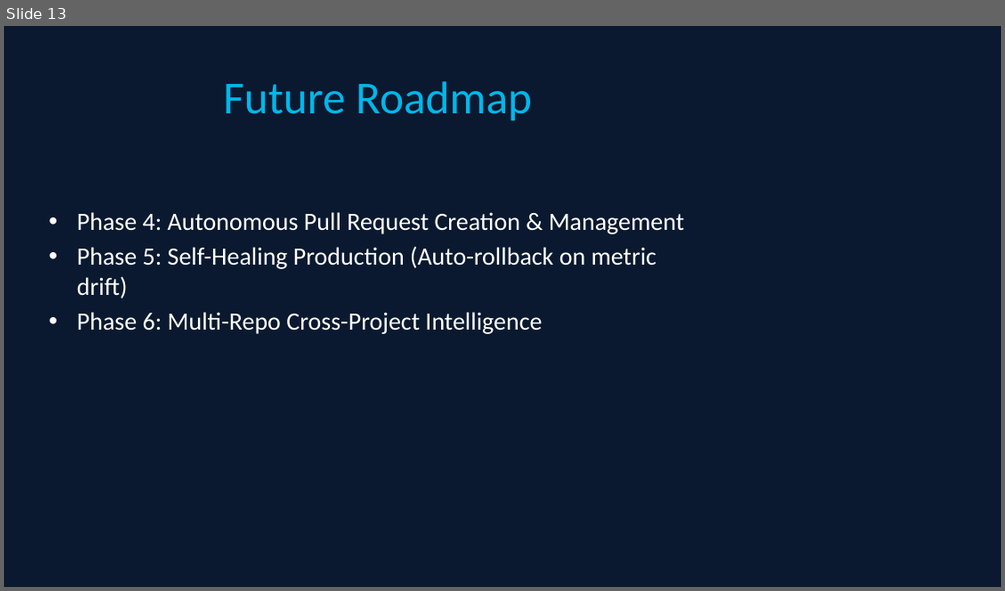
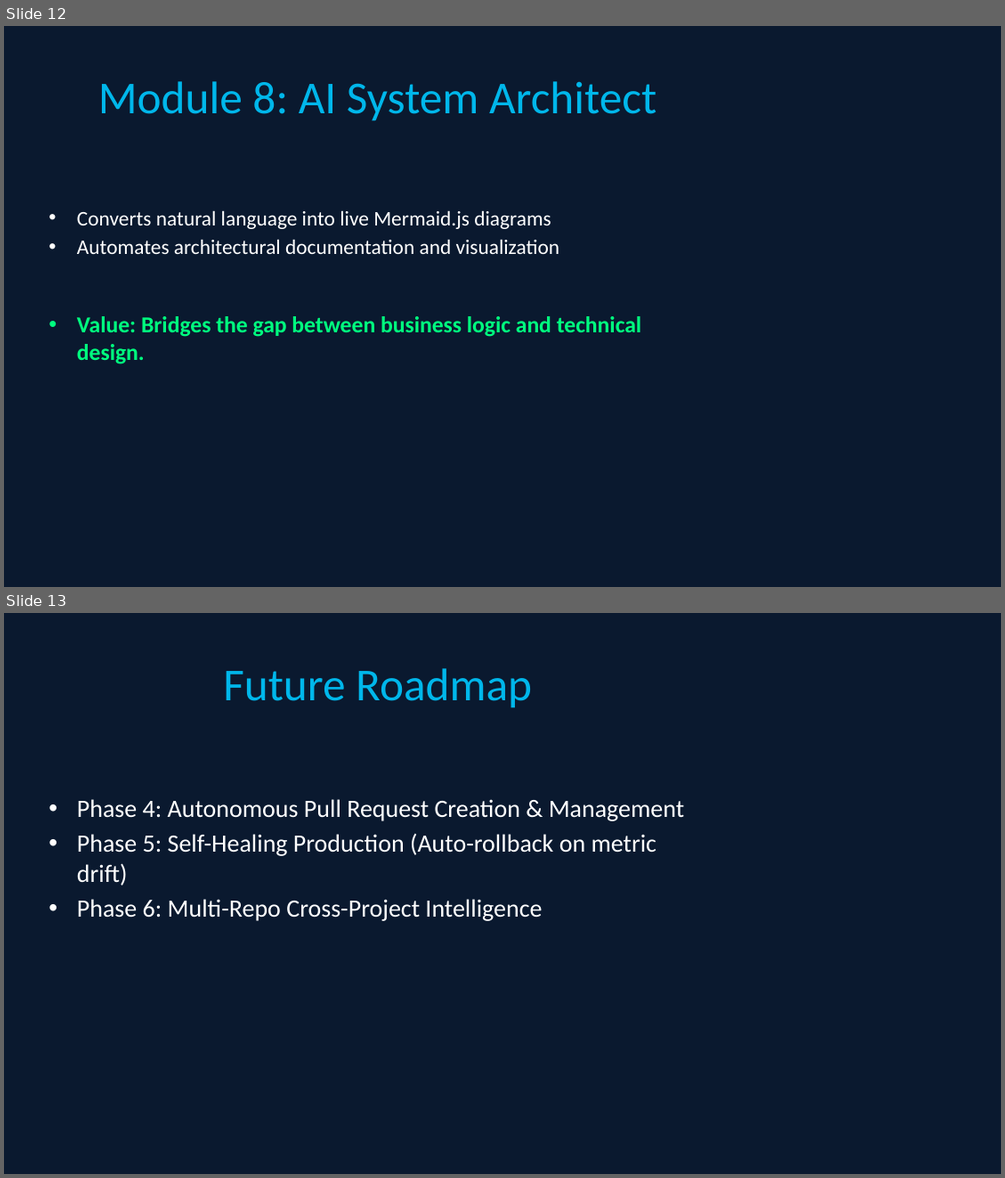
Before and after one commit to Manikandan180804/AI-Augmented-SDLC-platform, a slide deck: backend/AI_SDLC_Presentation.pptx. Shown one above the other, each under a label of ours: slide 13 before the commit, slides 12 and 13 after it. The pictures are 1005x591 and 1005x1178 pixels, drawn with LibreOffice and Linux fonts; fonts in the diff are those of the drawing. Boxes give left, top, right and bottom in pixels: in the first picture for what was removed or moved away, otherwise in the second. Text is boxed around its words. In the diff, an @@ line names an element or a change of style, - is before the commit and + after.

Commit message:
feat: add Module 8 (AI System Architect) with Mermaid.js integration

```diff
--- a/backend/AI_SDLC_Presentation.pptx
+++ b/backend/AI_SDLC_Presentation.pptx
@@ slide 12 added at (x1=4, y1=26, x2=1001, y2=587), background #0A192F @@
@@ title added at (x1=98, y1=81, x2=656, y2=121), 44 pt, text #00B7EB @@
+Module 8: AI System Architect
@@ text added at (x1=77, y1=210, x2=641, y2=364), 20 pt, text #FFFFFF @@
+• Converts natural language into live Mermaid.js diagrams
+• Automates architectural documentation and visualization
+• Value: Bridges the gap between business logic and technical design.
```
Also in this commit, not shown: 9 slides changed, 1 slide removed, 3 other files.
